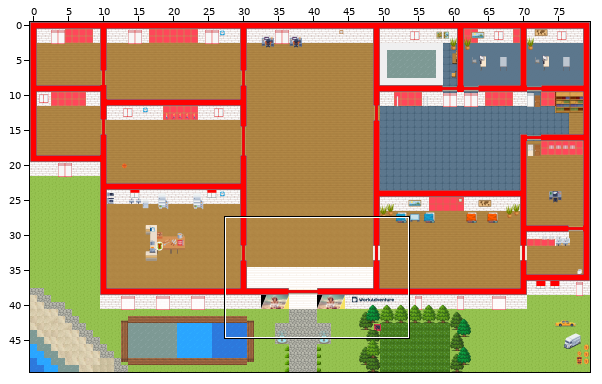
A Tiled map (JSON) gets an edit: mapShaka.tmj. The picture above shows the old version from afar; the outline marks the close-up.
Close-up. Earlier state:
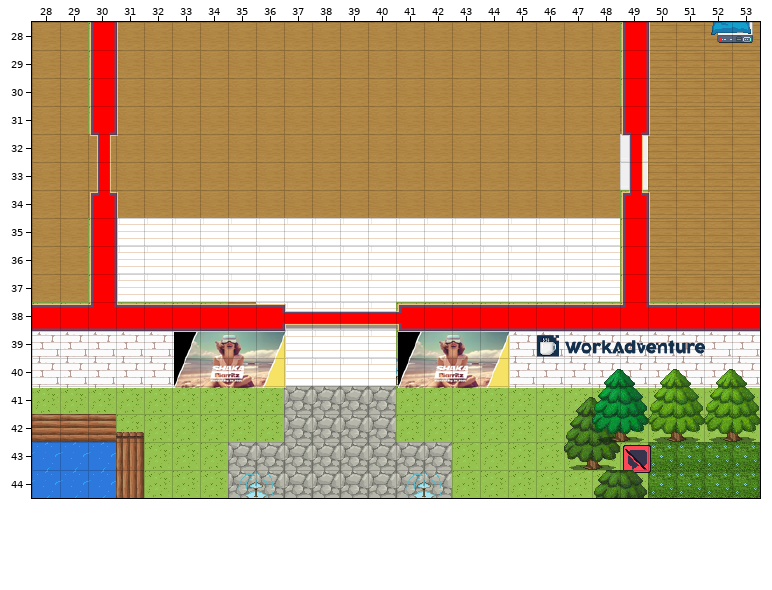
Cells are 32x32 px. Shown: x 28..53, y 28..44. The commit also changed other parts of the map, which this record leaves out.
And afterwards:
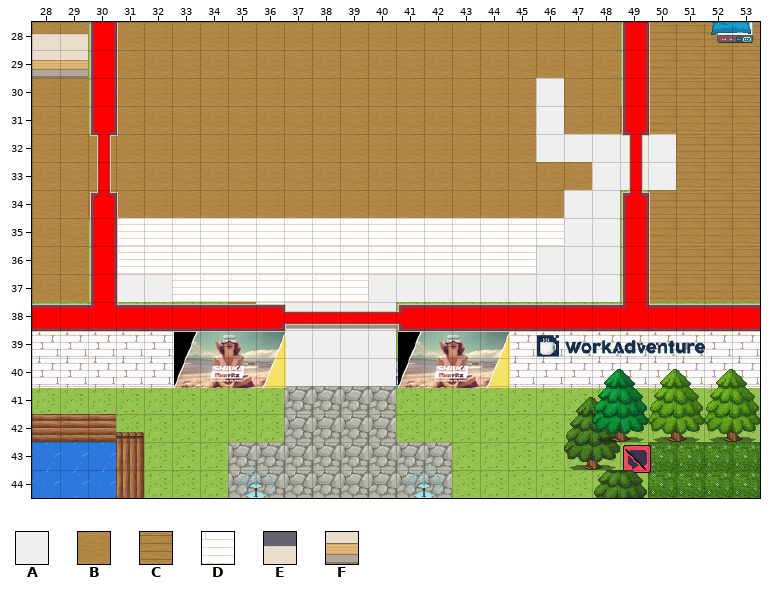
Key: from "WA_Room_Builder": A 120, B 353, C 355; from "WA_Room_Builder Rouge": D 350; from "WA_Tables": E 96, F 106.
_ is an empty cell.
Message: Sol plus clair
Difference:
{"where": "layer \"floor/Sols Interieurs\""}
{"y":30,"x":46,"old":"B","new":"A"}
{"y":31,"x":46,"old":"B","new":"A"}
{"y":32,"x":46,"old":"BBB","new":"AAA"}
{"y":32,"x":50,"old":"C","new":"A"}
{"y":33,"x":48,"old":"B","new":"A"}
{"y":33,"x":50,"old":"C","new":"A"}
{"y":34,"x":47,"old":"BB","new":"AA"}
{"y":35,"x":47,"old":"DD","new":"AA"}
{"y":36,"x":46,"old":"DDD","new":"AAA"}
{"y":37,"x":31,"old":"DD","new":"AA"}
{"y":37,"x":40,"old":"DDDDDDDDD","new":"AAAAAAAAA"}
{"y":38,"x":37,"old":"DDDD","new":"AAAA"}
{"y":39,"x":37,"old":"DDDD","new":"AAAA"}
{"y":40,"x":37,"old":"DDDD","new":"AAAA"}
{"where": "layer \"Plantes et Deco\""}
{"y":28,"x":28,"old":"__","new":"EE"}
{"y":29,"x":28,"old":"__","new":"FF"}
